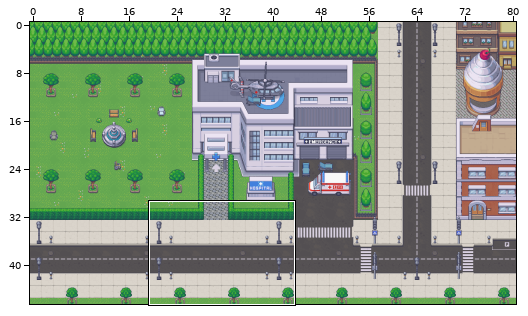
Level history. Tiled map (JSON): public/assets/maps/map.optimized.tmj. The first picture is a wide view before the edit; the outline marks the close-up.
Close-up. Earlier state:
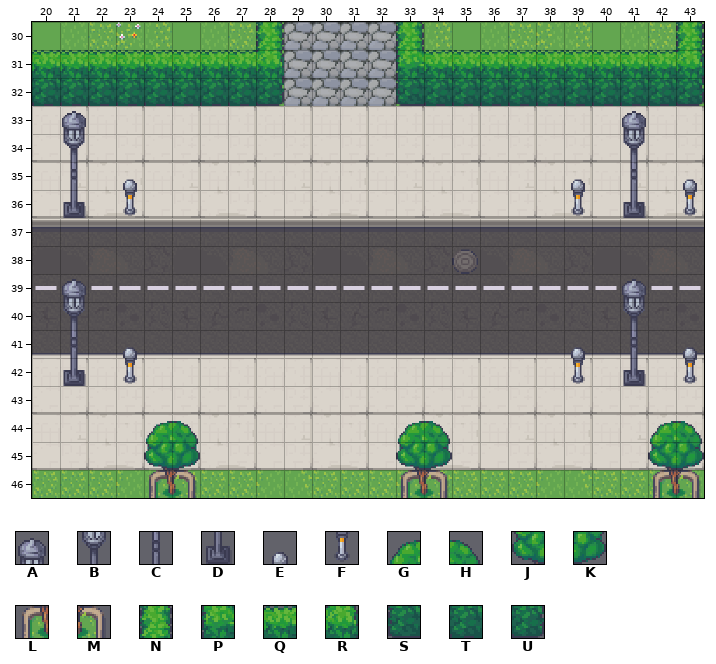
Cells are 32x32 px. Shown: x 20..43, y 30..46. The commit also changed other parts of the map, which this record leaves out.
Key: from "packed-tiles": A 17, B 20, C 23, D 24, E 67, F 69, G 72, H 73, J 75, K 76, L 77, M 78, N 835, P 837, Q 838, R 839, S 840, T 841, U 842.
_ is an empty cell.
Layers that did not change in this view are not listed.
Layer "Arbustos" before, first column x 20:
30 ________N____N_________N
31 QQQQQQQQR____PQQQQQQQQQR
32 TTTTTTTTU____STTTTTTTTTU
33 ________________________
34 ________________________
35 ________________________
36 ________________________
37 ________________________
38 ________________________
39 ________________________
40 ________________________
41 ________________________
42 ________________________
43 ________________________
44 ________________________
45 ________________________
46 ________________________
Layer "Decoraciones1" before, first column x 20:
30 ________________________
31 ________________________
32 ________________________
33 ________________________
34 ________________________
35 ___E_______________E___E
36 ___F_______________F___F
37 ________________________
38 ________________________
39 ________________________
40 ________________________
41 ___E_______________E___E
42 ___F_______________F___F
43 ________________________
44 ____GH_______GH_______GH
45 ____JK_______JK_______JK
46 ____LM_______LM_______LM
Layer "Decoraciones2" before, first column x 20:
30 ________________________
31 ________________________
32 ________________________
33 _A___________________A__
34 _B___________________B__
35 _C___________________C__
36 _D___________________D__
37 ________________________
38 ________________________
39 _A___________________A__
40 _B___________________B__
41 _C___________________C__
42 _D___________________D__
43 ________________________
44 ________________________
45 ________________________
46 ________________________
The result:
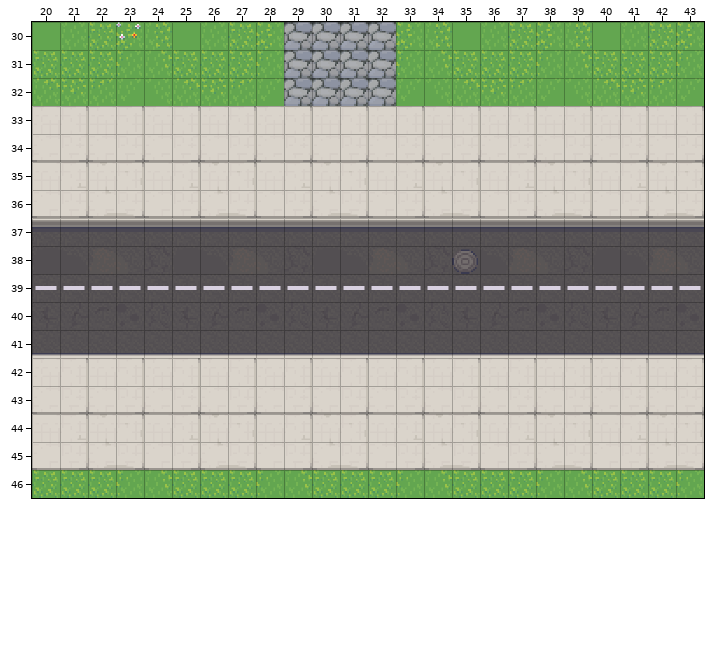
Change:
Layer "Arbustos" (removed):
y 30: x 28 N -> _; x 33 N -> _; x 43 N -> _
y 31: x 20..28 QQQQQQQQR -> _________; x 33..43 PQQQQQQQQQR -> ___________
y 32: x 20..28 TTTTTTTTU -> _________; x 33..43 STTTTTTTTTU -> ___________
Layer "Decoraciones1":
y 35: x 23 E -> _; x 39 E -> _; x 43 E -> _
y 36: x 23 F -> _; x 39 F -> _; x 43 F -> _
y 41: x 23 E -> _; x 39 E -> _; x 43 E -> _
y 42: x 23 F -> _; x 39 F -> _; x 43 F -> _
y 44: x 24..25 GH -> __; x 33..34 GH -> __; x 42..43 GH -> __
y 45: x 24..25 JK -> __; x 33..34 JK -> __; x 42..43 JK -> __
y 46: x 24..25 LM -> __; x 33..34 LM -> __; x 42..43 LM -> __
Layer "Decoraciones2" (removed):
y 33: x 21 A -> _; x 41 A -> _
y 34: x 21 B -> _; x 41 B -> _
y 35: x 21 C -> _; x 41 C -> _
y 36: x 21 D -> _; x 41 D -> _
y 39: x 21 A -> _; x 41 A -> _
y 40: x 21 B -> _; x 41 B -> _
y 41: x 21 C -> _; x 41 C -> _
y 42: x 21 D -> _; x 41 D -> _
